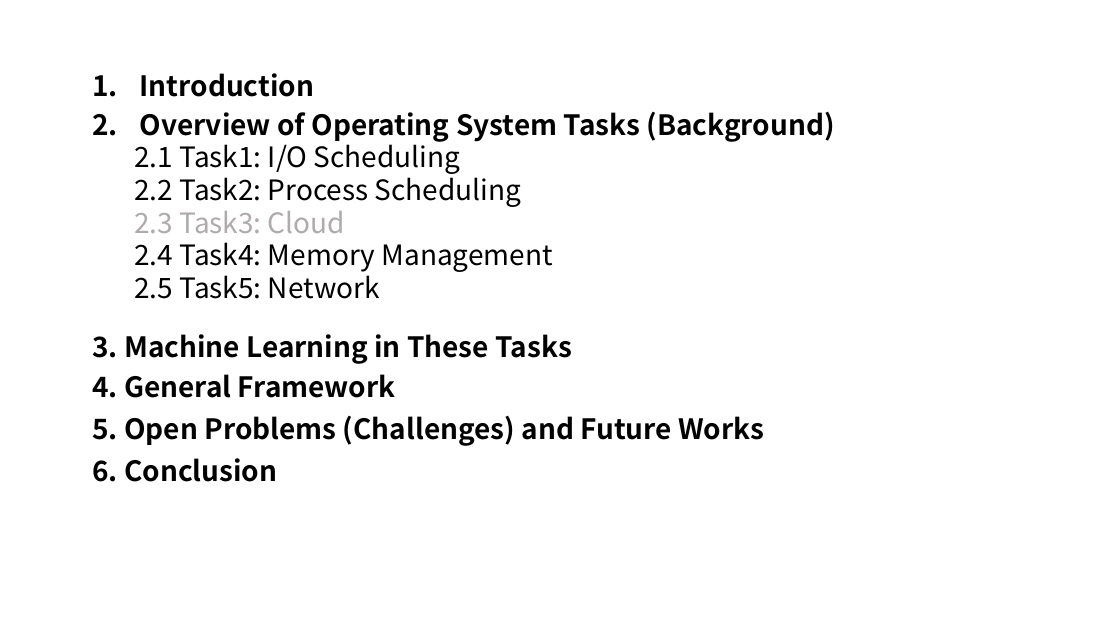
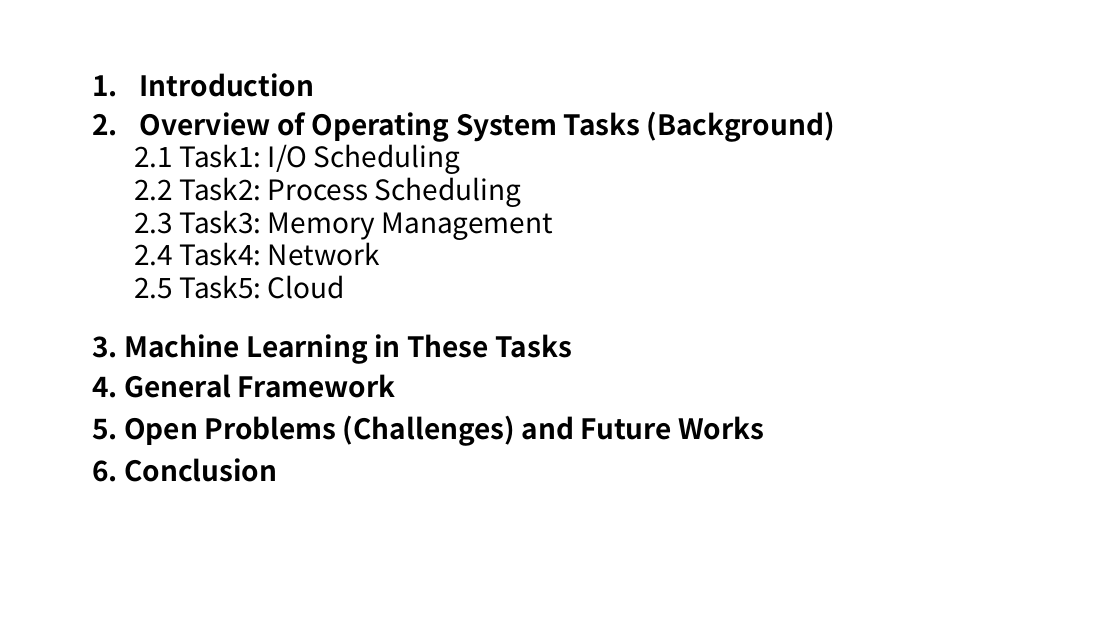
Before and after one commit to LiuYingying0104/AIOS, a slide deck: slide 6 of Papers/ML Apply in OS/updates.pptx. Drawn at 1120x630 pixels with LibreOffice and Linux fonts; fonts in the diff are those of the drawing. Boxes give left, top, right and bottom in pixels: in the first picture for what was removed or moved away, otherwise in the second. Text is boxed around its words. In the diff, an @@ line names an element or a change of style, - is before the commit and + after.

```diff
--- a/Papers/ML Apply in OS/updates.pptx
+++ b/Papers/ML Apply in OS/updates.pptx
@@ text at (x1=134, y1=205, x2=553, y2=299): text changed @@
-  2.3 Task3: Cloud
-  2.4 Task4: Memory Management
-  2.5 Task5: Network
+  2.3 Task3: Memory Management
+  2.4 Task4: Network
+  2.5 Task5: Cloud
```
Also in this commit, not shown: 1 other slide changed, 1 slide added, 7 other files.
